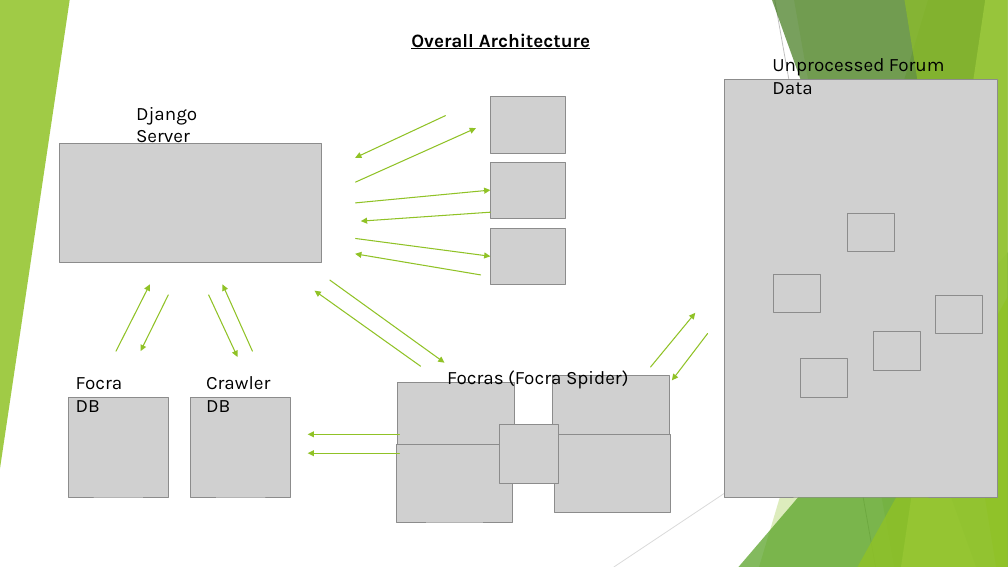
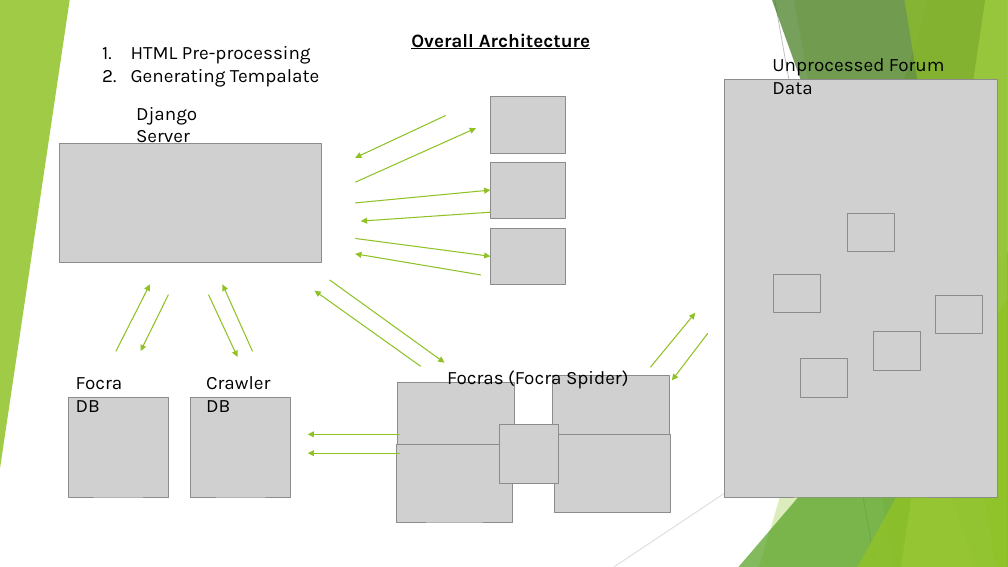
Before and after one commit to mingsheng36/focra, a slide deck: slide 2 of docs/Focra.pptx. Drawn at 1008x567 pixels with LibreOffice and Linux fonts; fonts in the diff are those of the drawing; grey boxes stand for pictures. Boxes give left, top, right and bottom in pixels: in the first picture for what was removed or moved away, otherwise in the second. Text is boxed around its words. In the diff, an @@ line names an element or a change of style, - is before the commit and + after.

```diff
--- a/docs/Focra.pptx
+++ b/docs/Focra.pptx
@@ text added at (x1=131, y1=46, x2=319, y2=87), 18 pt, text #000000 @@
+1. HTML Pre-processing
+2. Generating Tempalate
```
Also in this commit, not shown: 9 other files.
